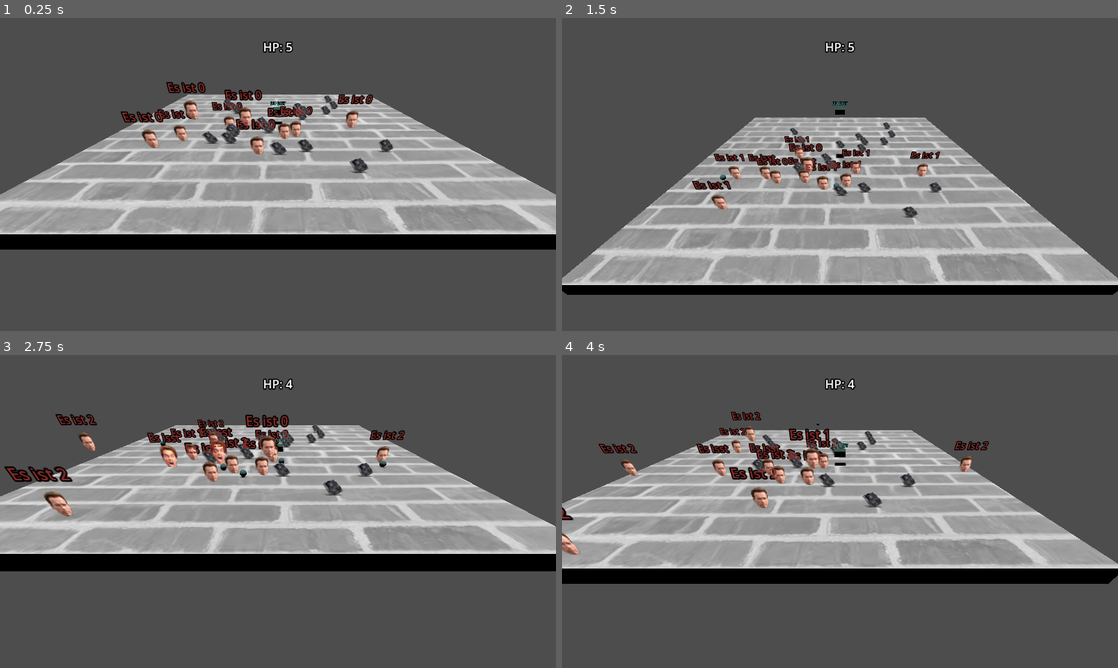
Above: before the commit, frames 1-4 (two rows, left to right).
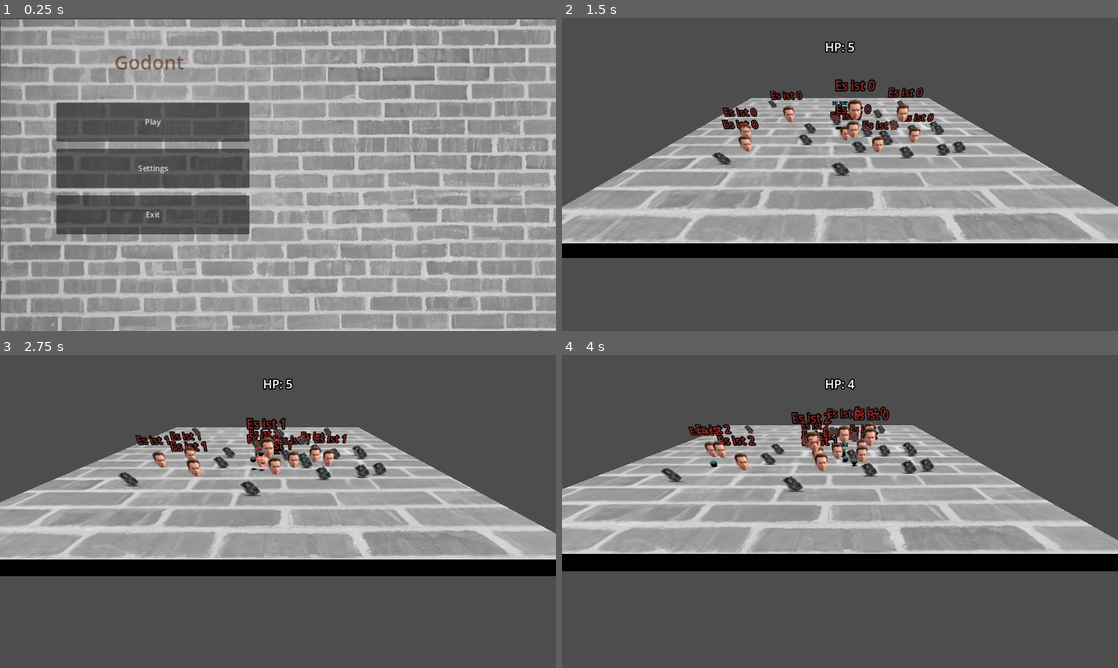
Above: after the commit, the same moments.

Repository: djaessel/godont
Game: Godot game, scene res://main_menu.tscn
Same seed, same stepped clock (60 frames per second), same inputs: the game is played once before the commit and once after it. Before the commit the project starts from res://main.tscn.
Inputs (mouse positions are in pixels of both pictures, inside the frame that each line leads up to):
- Up to frame 1 (0.25 s): no input
- Up to frame 2 (1.5 s): click (717, 168) at 0.5 s, where only the run after the commit has a clickable "Settings"; click (717, 121) at 1.25 s, where only the run after the commit has a clickable "Play"
- Up to frame 3 (2.75 s): hold Right (move_right) from 2.03 s (still down); tap Space (jump) at 2.27 s
- Up to frame 4 (4 s): release Right (move_right) at 2.78 s; hold Down (move_back) 2.78-3.53 s; tap Space (jump) at 3.02 s; hold Right (move_right) from 3.53 s (still down)

The runs differ from the first frame. In frame 1, 86% of the frame differs, in the area x 0-100%, y 0-100%; in frame 2, 39%; in frame 3, 20%; in frame 4, 28%.

Commit message:
main menu added + bug fixes

Diff:
--- a/Ground.gd
+++ b/Ground.gd
@@ -10,9 +10,12 @@
 var runsCount = 0
 var firstCallFinish = true
 
+
 # Called when the node enters the scene tree for the first time.
 func _ready():
 	get_parent().get_node("backgroundMusic").play()
+	# reset ground mesh
+	get_node("SuperMesh").get_active_material(0).albedo_color = Color(1.0, 1.0, 1.0)
 	# Spawn initial stuff
 	spawnInitialFood()
 	spawnInitialMobs()
@@ -78,7 +81,7 @@
 
 func doFinshingCode():
 	if force_finish:
-		get_tree().quit()
+		get_parent().queue_free()
 	elif firstCallFinish:
 		firstCallFinish = false
 
@@ -146,22 +149,24 @@
 		for index in m.get_slide_collision_count():
 			var collision = m.get_slide_collision(index)
 			var body = collision.get_collider()
-			if "Player" in body.name:
-				while player.hp > 0:
-					player.hit()
-				if player.dead: # irrelevant
-					finish = true
-				m.get_node("GoodBye").play()
-			elif "StaticBody3D" in body.name: # check later with sub nodes
-				m.triggerEating = true
-				remove_child(body)
+			if body != null:
+				if "Player" in body.name:
+					while player.hp > 0:
+						player.hit()
+					if player.dead: # irrelevant
+						finish = true
+					m.get_node("GoodBye").play()
+				elif "StaticBody3D" in body.name: # check later with sub nodes
+					m.triggerEating = true
+					remove_child(body)
 	for index in player.get_slide_collision_count():
 		var collision = player.get_slide_collision(index)
 		var body = collision.get_collider()
-		if body != null and "CharacterBody3D" in body.name: # check later with sub nwwwodes
-			player.hit()
-			if player.dead:
-				finish = true
+		if body != null:
+			if "CharacterBody3D" in body.name: # check later with sub nwwwodes
+				player.hit()
+				if player.dead:
+					finish = true
 
 
 func checkFinishConditions():
@@ -190,3 +195,4 @@
 	if Input.is_action_pressed("exit"):
 		finish = true
 		force_finish = true
+		get_tree().root.get_node("MainMenu").show()
--- /dev/null
+++ b/main_menu.gd
@@ -0,0 +1,39 @@
+extends TextureRect
+
+var mainGame = preload("res://main.tscn")
+
+# Called when the node enters the scene tree for the first time.
+func _ready():
+	get_window().size = DisplayServer.screen_get_size()
+	connect("visibility_changed", _on_visible_changed)
+
+	get_node("PlayButton").connect("pressed", _start_game)
+	get_node("SettingsButton").connect("pressed", _open_settings)
+	get_node("ExitButton").connect("pressed", _exit_game)
+
+
+func _start_game():
+	get_parent().hide()
+	get_tree().root.add_child(mainGame.instantiate())
+
+
+func _open_settings():
+	pass
+
+
+func _exit_game():
+	get_tree().quit()
+
+
+func _on_visible_changed():
+	var mainMenuMusic = get_parent().get_node("MainMenuMusic")
+	if visible:
+		mainMenuMusic.seek(0.0)
+		mainMenuMusic.play()
+	else:
+		mainMenuMusic.stop()
+
+
+# Called every frame. 'delta' is the elapsed time since the previous frame.
+func _process(_delta):
+	pass
--- /dev/null
+++ b/main_menu.tscn
@@ -0,0 +1,72 @@
+[gd_scene load_steps=5 format=3 uid="uid://cnhpwps40l1tf"]
+
+[ext_resource type="Texture2D" uid="uid://dh5nsbeoqy13i" path="res://img/wall.jpg" id="1_a414v"]
+[ext_resource type="Script" path="res://main_menu.gd" id="2_cfsdc"]
+[ext_resource type="AudioStream" uid="uid://ci2pcvnbs75he" path="res://backgroundMusic1.mp3" id="3_hn54y"]
+
+[sub_resource type="LabelSettings" id="LabelSettings_kuech"]
+font_size = 40
+font_color = Color(0.339558, 0.125591, 0.0643217, 0.607843)
+
+[node name="MainMenu" type="Control"]
+layout_mode = 3
+anchors_preset = 15
+anchor_right = 1.0
+anchor_bottom = 1.0
+grow_horizontal = 2
+grow_vertical = 2
+
+[node name="MainMenuMusic" type="AudioStreamPlayer" parent="."]
+stream = ExtResource("3_hn54y")
+volume_db = 4.0
+pitch_scale = 0.25
+autoplay = true
+max_polyphony = 2
+
+[node name="Background" type="TextureRect" parent="."]
+layout_mode = 0
+offset_left = 1.0
+offset_top = 3.0
+offset_right = 1601.0
+offset_bottom = 1070.0
+texture = ExtResource("1_a414v")
+stretch_mode = 3
+script = ExtResource("2_cfsdc")
+
+[node name="PlayButton" type="Button" parent="Background"]
+layout_mode = 0
+offset_left = 116.0
+offset_top = 172.0
+offset_right = 516.0
+offset_bottom = 253.0
+tooltip_text = "Start the game"
+text = "Play"
+
+[node name="SettingsButton" type="Button" parent="Background"]
+layout_mode = 0
+offset_left = 116.0
+offset_top = 268.0
+offset_right = 516.0
+offset_bottom = 349.0
+tooltip_text = "Open Settings"
+text = "Settings"
+
+[node name="ExitButton" type="Button" parent="Background"]
+layout_mode = 0
+offset_left = 116.0
+offset_top = 364.0
+offset_right = 516.0
+offset_bottom = 445.0
+tooltip_text = "Close the game"
+text = "Exit"
+
+[node name="Label" type="Label" parent="Background"]
+layout_mode = 0
+offset_left = 82.0
+offset_top = 41.0
+offset_right = 535.0
+offset_bottom = 137.0
+text = "Godont"
+label_settings = SubResource("LabelSettings_kuech")
+horizontal_alignment = 1
+vertical_alignment = 1
--- a/project.godot
+++ b/project.godot
@@ -11,7 +11,7 @@
 [application]
 
 config/name="Godont"
-run/main_scene="res://main.tscn"
+run/main_scene="res://main_menu.tscn"
 config/features=PackedStringArray("4.2", "Forward Plus")
 config/icon="res://icon.svg"
 
